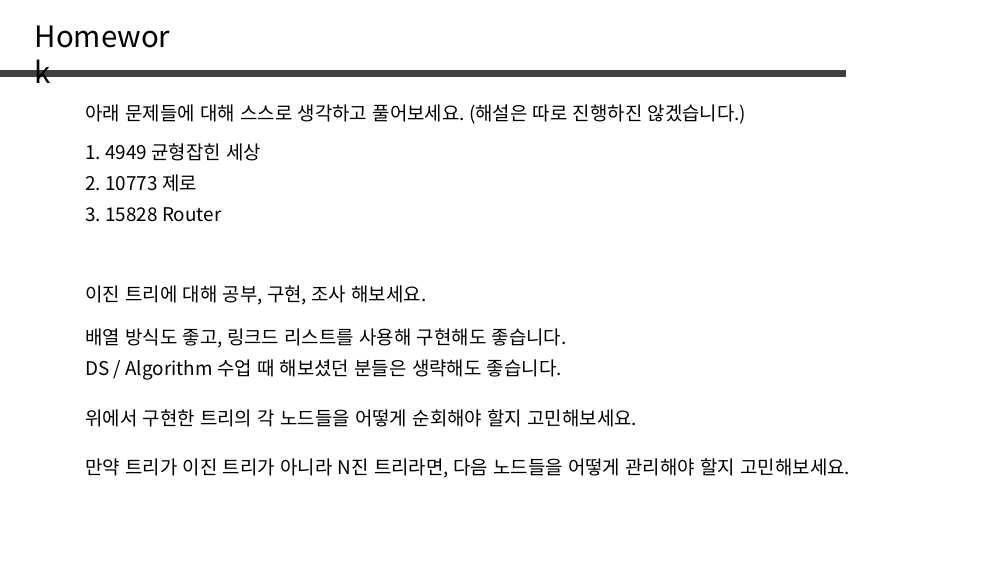
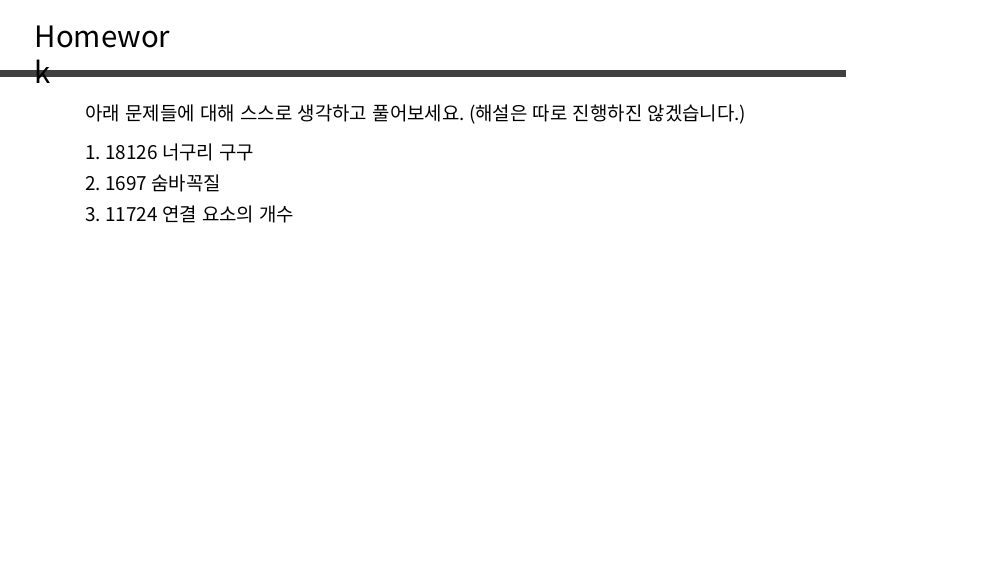
Before and after one commit to jaehoo1/PS-study, a slide deck: slide 25 of study/8_Tree, Graph.pptx (slide 35 before the commit). Drawn at 1008x567 pixels with LibreOffice and Linux fonts; fonts in the diff are those of the drawing. Boxes give left, top, right and bottom in pixels: in the first picture for what was removed or moved away, otherwise in the second. Text is boxed around its words. In the diff, an @@ line names an element or a change of style, - is before the commit and + after.

```diff
--- a/study/8_Tree, Graph.pptx
+++ b/study/8_Tree, Graph.pptx
@@ text at bbox=[85, 143, 254, 161]: text changed @@
-1. 4949 균형잡힌 세상
+1. 18126 너구리 구구
@@ text at bbox=[85, 174, 222, 192]: text changed @@
-2. 10773 제로
+2. 1697 숨바꼭질
@@ text at bbox=[85, 205, 295, 223]: text changed @@
-3. 15828 Router
+3. 11724 연결 요소의 개수
@@ text removed at bbox=[85, 285, 427, 305] @@
-이진 트리에 대해 공부, 구현, 조사 해보세요.
@@ text removed at bbox=[85, 328, 567, 348] @@
-배열 방식도 좋고, 링크드 리스트를 사용해 구현해도 좋습니다.
@@ text removed at bbox=[85, 359, 562, 380] @@
-DS / Algorithm 수업 때 해보셨던 분들은 생략해도 좋습니다.
@@ text removed at bbox=[85, 409, 638, 427] @@
-위에서 구현한 트리의 각 노드들을 어떻게 순회해야 할지 고민해보세요.
@@ text removed at bbox=[85, 458, 850, 478] @@
-만약 트리가 이진 트리가 아니라 N진 트리라면, 다음 노드들을 어떻게 관리해야 할지 고민해보세요.
```
Also in this commit, not shown: 6 other slides changed, 14 slides added, 24 slides removed.
